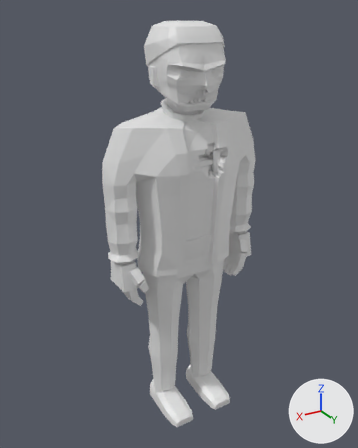
The glTF model assets/models/zombie_doctor_m_b3.glb, before and after one commit.
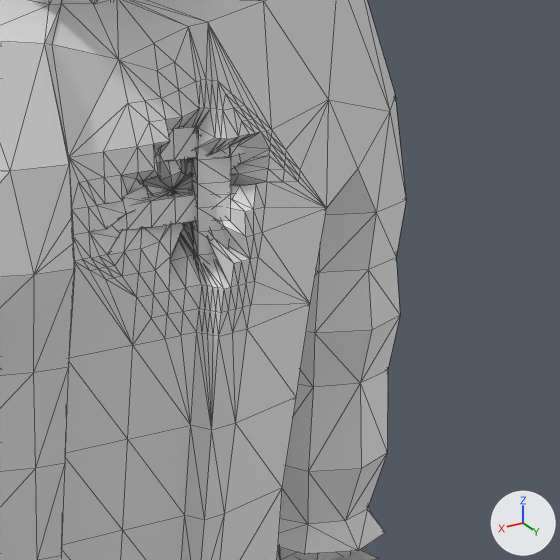
There are two pictures of each version: one whole from a camera (50 mm lens) standing at (1.161, 1.889, 1.975) and looking at (0.021, -0.012, 1.025), one close up on the part from 48% to 80% of the width and 27% to 52% of the height. The axes (+X, +Y, +Z) are drawn at lower right. The lights are the same throughout. The first two pictures are the older version. The close-ups show mesh edges as thin lines. Vertices at exactly the same position are counted once.

Names of what the first close-up shows: 'zombie_doctor_m_b3'.
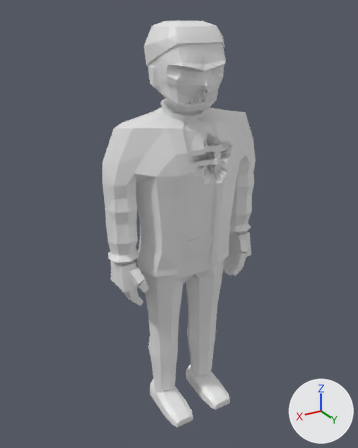
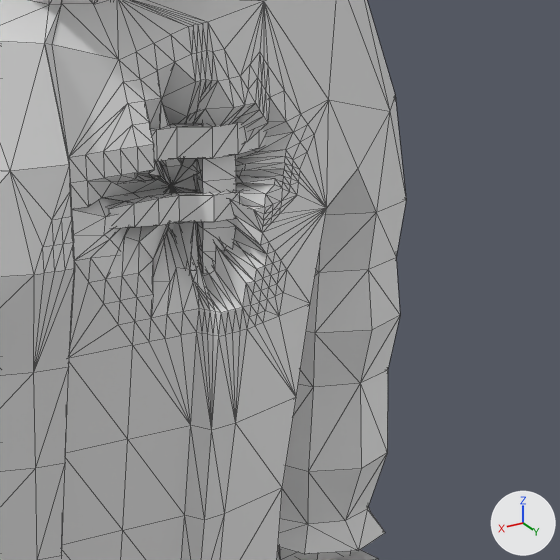
What differs and where, as boxes [x1, y1, x2, y2] in the close-ups (560 x 560 px; the box of a moved part takes in the faces that stretch with it):
part 1 of me_zombie_doctor_m_b3, added
    after: [150, 122, 267, 161]
part 2 of me_zombie_doctor_m_b3, moved or reshaped
    before: [69, 1, 328, 345]
    after: [11, 0, 329, 425]

The change, as a list of edits to the scene's bpy script:
```text
Change me_zombie_doctor_m_b3:
    used by ob_zombie_doctor_m_b3; location = (0.0, 0.0, 0.0)
    remove me_zombie_doctor_m_b3.from_pydata(...)  # 1735 vertices, 3314 faces; spans x -0.41..0.41, y -0.16..0.22, z 0.0..1.94
    add me_zombie_doctor_m_b3.from_pydata(...)  # 1827 vertices, 3498 faces; spans x -0.41..0.41, y -0.16..0.22, z 0.0..1.94
    me_zombie_doctor_m_b3 part 1: a new loose piece of 32 vertices spanning x -0.17..0.01, y 0.1..0.14, z 1.4..1.43
    me_zombie_doctor_m_b3 part 2: 36 vertices moved from x -0.15..0.06, y 0.09..0.17, z 1.29..1.45 to x -0.15..0.07, y 0.06..0.16, z 1.29..1.5; 203 vertices removed from x -0.16..0.06, y 0.09..0.17, z 1.29..1.47; 263 vertices added at x -0.21..0.11, y 0.06..0.17, z 1.24..1.52
```
